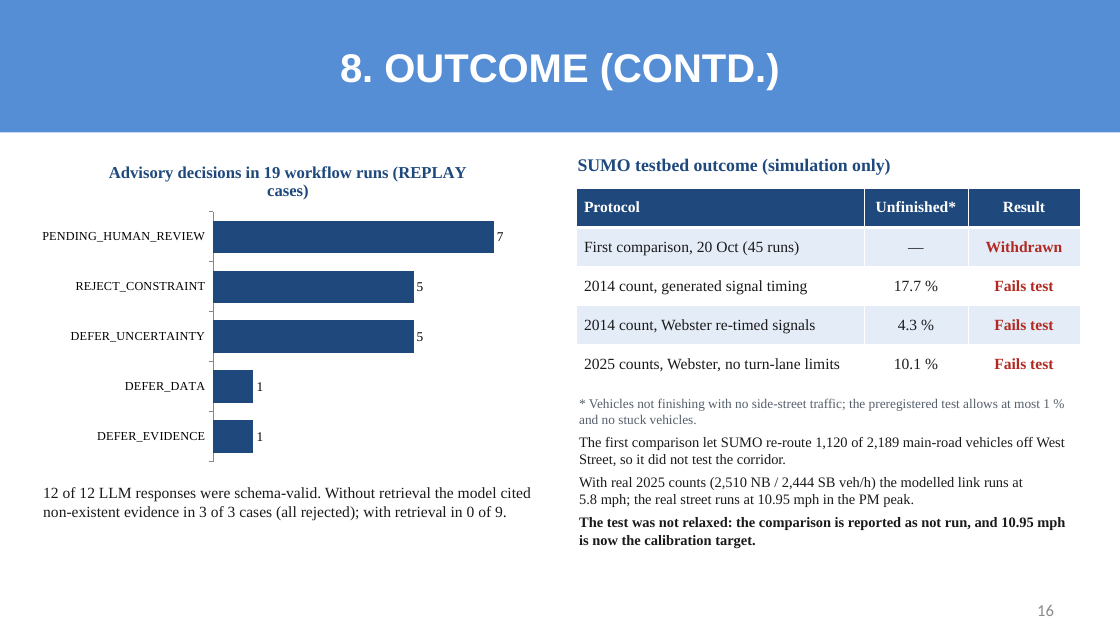
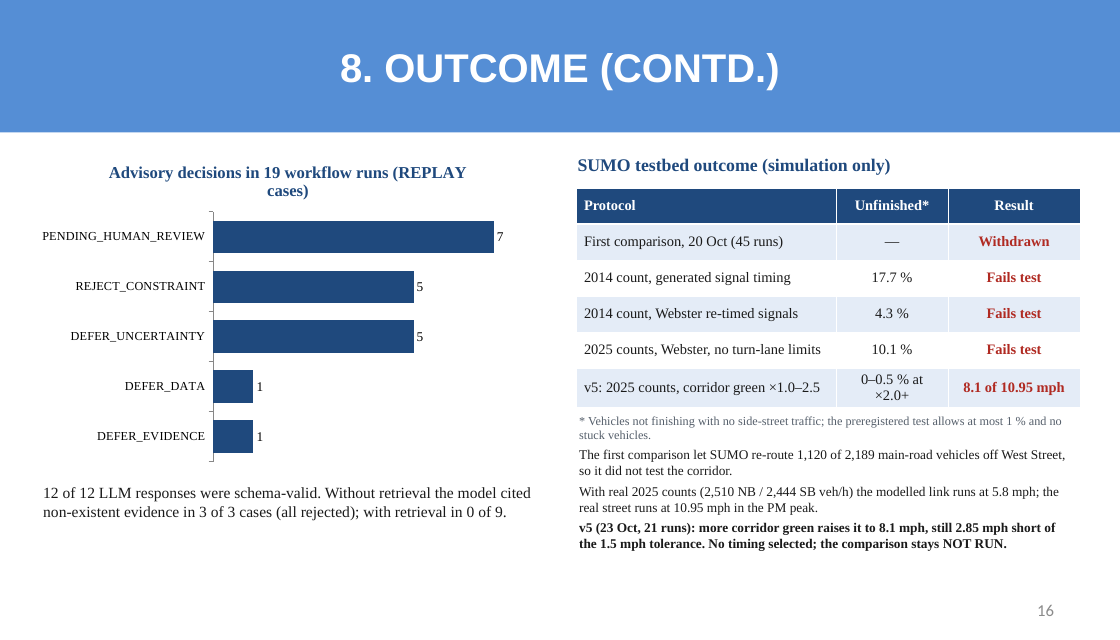
Before and after one commit to sricharansk/Major-Project, a slide deck: slide 16 of presentation/Final_Review_S_K_Sricharan_25MML1010.pptx. Drawn at 1120x640 pixels with LibreOffice and Linux fonts; fonts in the diff are those of the drawing. Boxes give left, top, right and bottom in pixels: in the first picture for what was removed or moved away, otherwise in the second. Text is boxed around its words. In the diff, an @@ line names an element or a change of style, - is before the commit and + after.

```diff
--- a/presentation/Final_Review_S_K_Sricharan_25MML1010.pptx
+++ b/presentation/Final_Review_S_K_Sricharan_25MML1010.pptx
@@ table at [576,188,1080,404] @@
+row 6: v5: 2025 counts, corridor green ×1.0–2.5 | 0–0.5 % at ×2.0+ | 8.1 of 10.95 mph
@@ text "* Vehicles not finishing with ...": place and size @@
-text "* Vehicles not finishing with ..." at [579,398,1065,548]
+text "* Vehicles not finishing with ..." at [579,416,1065,551]
@@ text at [579,416,1065,515]: size 12 to 11 pt in "* Vehicles not finishing with no side-street ..."; size 13 to 12 pt in "The first comparison let SUMO re-route 1,120 ...", "With real 2025 counts (2,510 NB / ..."; less space between paragraphs @@
@@ text at [579,522,1055,551]: text changed; size 13 to 12 pt @@
-The test was not relaxed: the comparison is reported as not run, and 10.95 mph is now the calibration target.
+v5 (23 Oct, 21 runs): more corridor green raises it to 8.1 mph, still 2.85 mph short of the 1.5 mph tolerance. No timing selected; the comparison stays NOT RUN.
```
Also in this commit, not shown: 7 other slides changed, 1 slide added, 6 other files.
